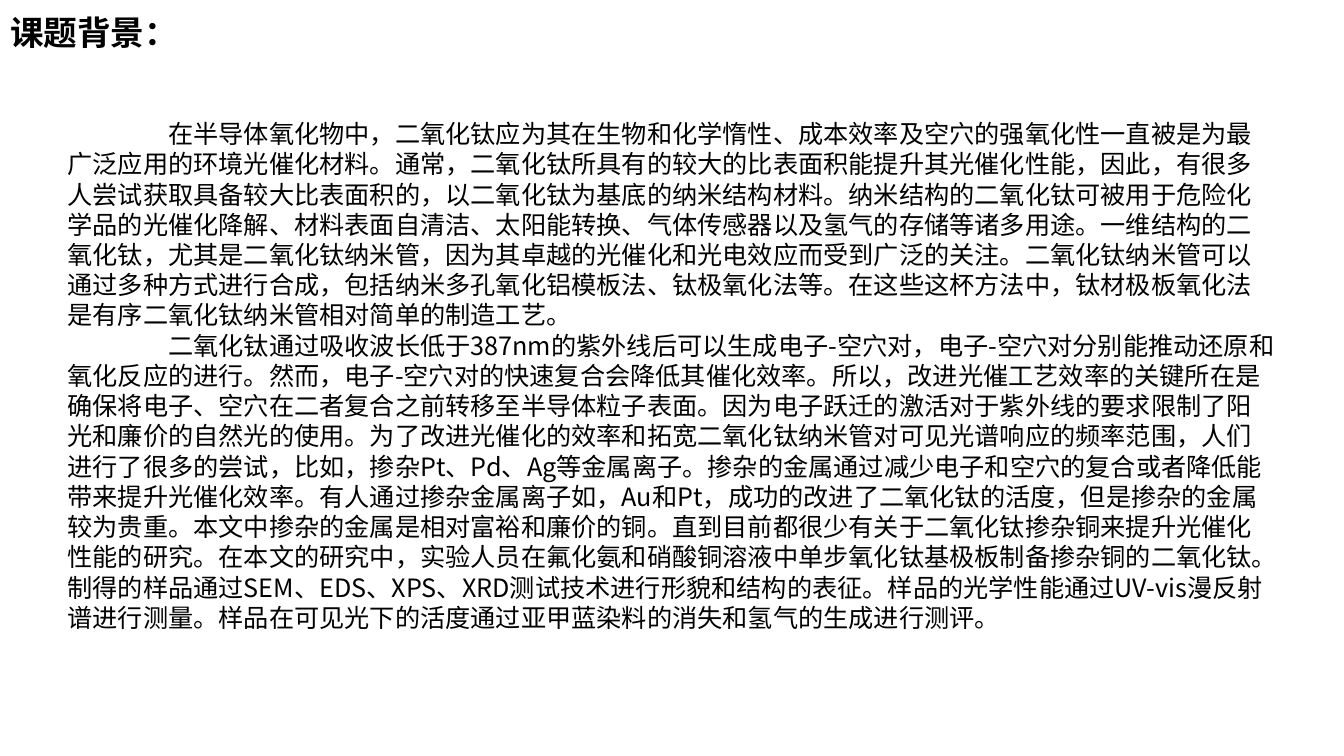
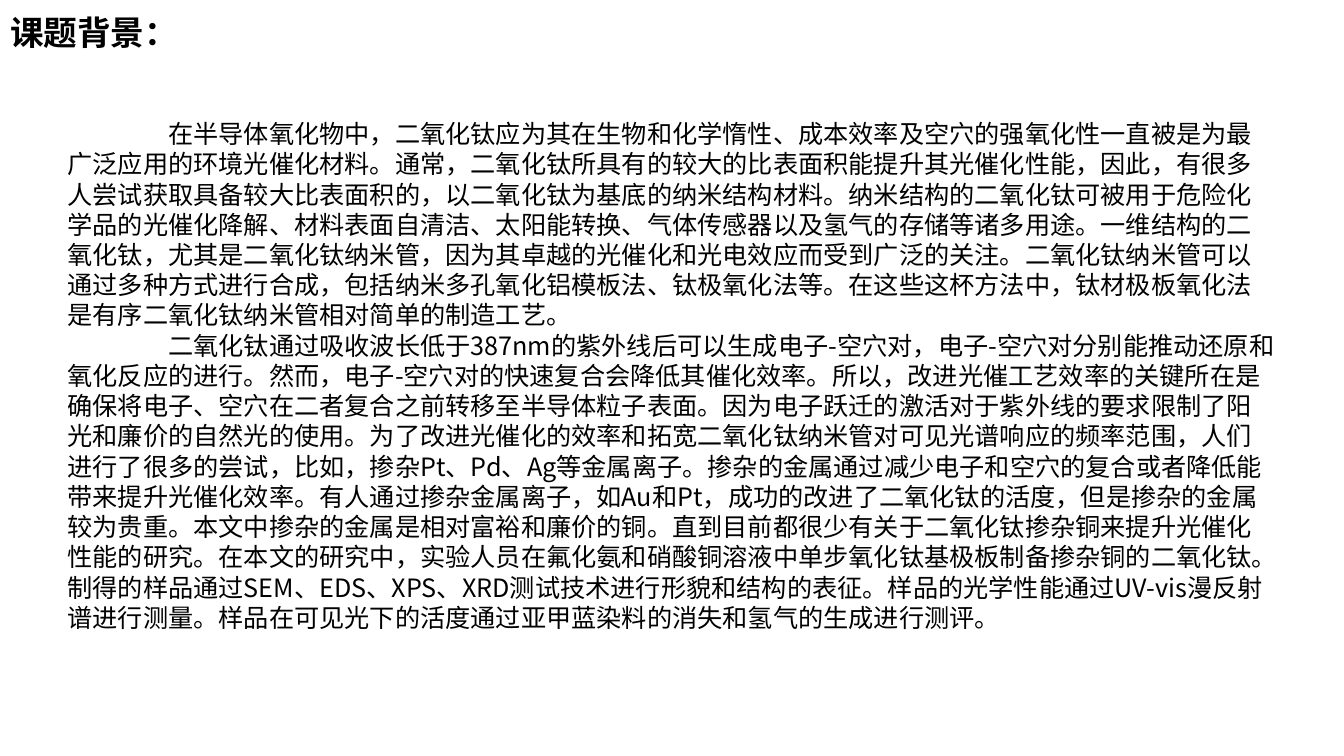
Before and after one commit to DreamBoatOve/gitTest, a slide deck: slide 2 of Lessons/电化学研究方法及实验/作业/国科博17_b20170427_赵朝阳_第五次作业.pptx. Drawn at 1344x756 pixels with LibreOffice and Linux fonts; fonts in the diff are those of the drawing. Boxes give left, top, right and bottom in pixels: in the first picture for what was removed or moved away, otherwise in the second. Text is boxed around its words. In the diff, an @@ line names an element or a change of style, - is before the commit and + after.

```diff
--- a/Lessons/电化学研究方法及实验/作业/国科博17_b20170427_赵朝阳_第五次作业.pptx
+++ b/Lessons/电化学研究方法及实验/作业/国科博17_b20170427_赵朝阳_第五次作业.pptx
@@ text at [67, 333, 1277, 629]: text changed @@
-二氧化钛通过吸收波长低于387nm的紫外线后可以生成电子-空穴对，电子-空穴对分别能推动还原和氧化反应的进行。然而，电子-空穴对的快速复合会降低其催化效率。所以，改进光催工艺效率的关键所在是确保将电子、空穴在二者复合之前转移至半导体粒子表面。因为电子跃迁的激活对于紫外线的要求限制了阳光和廉价的自然光的使用。为了改进光催化的效率和拓宽二氧化钛纳米管对可见光谱响应的频率范围，人们进行了很多的尝试，比如，掺杂Pt、Pd、Ag等金属离子。掺杂的金属通过减少电子和空穴的复合或者降低能带来提升光催化效率。有人通过掺杂金属离子如，Au和Pt，成功的改进了二氧化钛的活度，但是掺杂的金属较为贵重。本文中掺杂的金属是相对富裕和廉价的铜。直到目前都很少有关于二氧化钛掺杂铜来提升光催化性能的研究。在本文的研究中，实验人员在氟化氨和硝酸铜溶液中单步氧化钛基极板制备掺杂铜的二氧化钛。制得的样品通过SEM、EDS、XPS、XRD测试技术进行形貌和结构的表征。样品的光学性能通过UV-vis漫反射谱进行测量。样品在可见光下的活度通过亚甲蓝染料的消失和氢气的生成进行测评。
+二氧化钛通过吸收波长低于387nm的紫外线后可以生成电子-空穴对，电子-空穴对分别能推动还原和氧化反应的进行。然而，电子-空穴对的快速复合会降低其催化效率。所以，改进光催工艺效率的关键所在是确保将电子、空穴在二者复合之前转移至半导体粒子表面。因为电子跃迁的激活对于紫外线的要求限制了阳光和廉价的自然光的使用。为了改进光催化的效率和拓宽二氧化钛纳米管对可见光谱响应的频率范围，人们进行了很多的尝试，比如，掺杂Pt、Pd、Ag等金属离子。掺杂的金属通过减少电子和空穴的复合或者降低能带来提升光催化效率。有人通过掺杂金属离子，如Au和Pt，成功的改进了二氧化钛的活度，但是掺杂的金属较为贵重。本文中掺杂的金属是相对富裕和廉价的铜。直到目前都很少有关于二氧化钛掺杂铜来提升光催化性能的研究。在本文的研究中，实验人员在氟化氨和硝酸铜溶液中单步氧化钛基极板制备掺杂铜的二氧化钛。制得的样品通过SEM、EDS、XPS、XRD测试技术进行形貌和结构的表征。样品的光学性能通过UV-vis漫反射谱进行测量。样品在可见光下的活度通过亚甲蓝染料的消失和氢气的生成进行测评。
```
Also in this commit, not shown: 6 other slides changed, 6 slides added, 1 slide removed, 9 other files.
